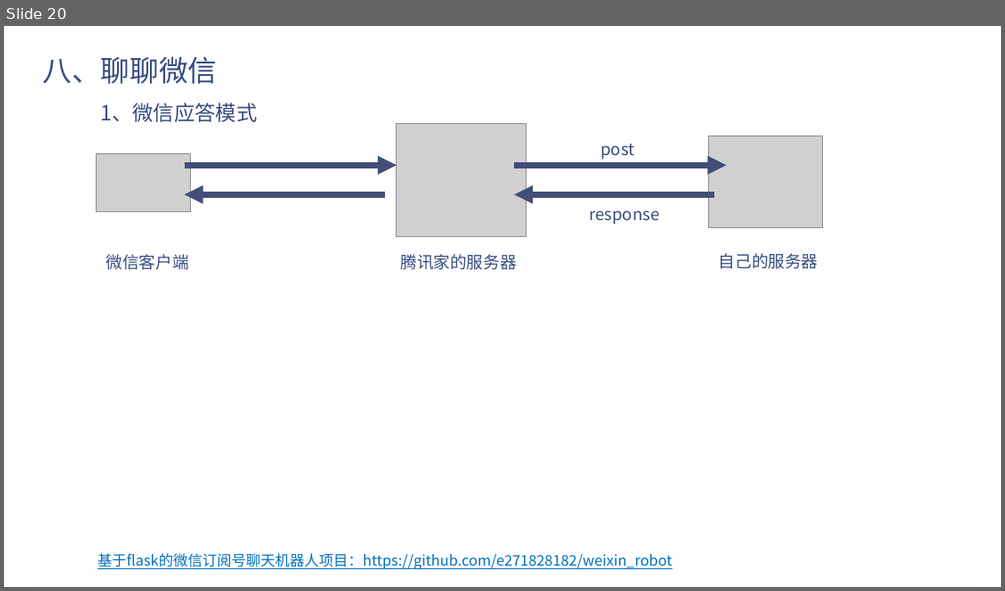
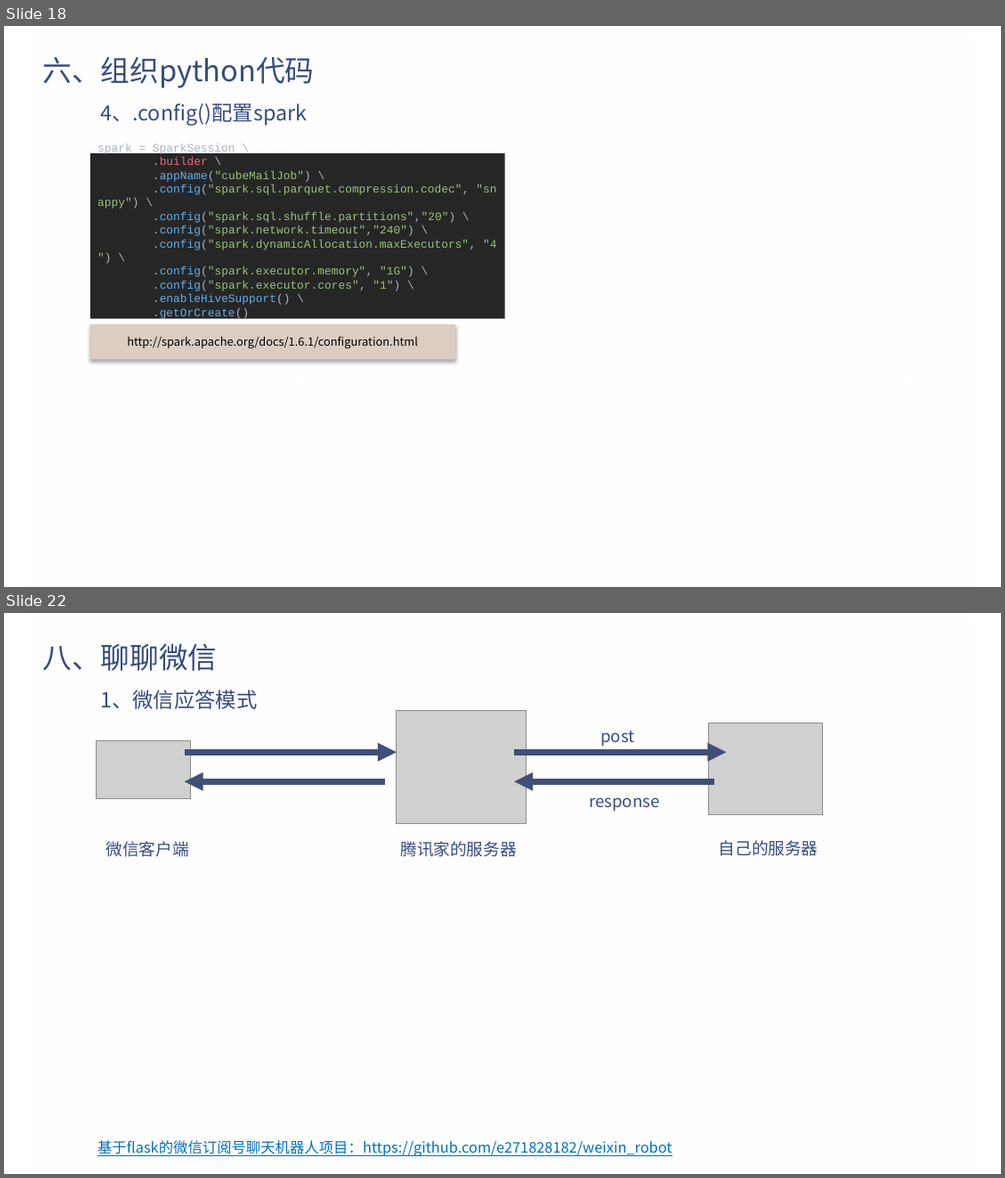
Before and after one commit to e271828182/dd_talk, a slide deck: 钉钉机器人.pptx. Shown one above the other, each under a label of ours: slide 20 before the commit, slides 18 and 22 after it; the slides between them are not shown. The pictures are 1005x591 and 1005x1178 pixels, drawn with LibreOffice and Linux fonts; fonts in the diff are those of the drawing; grey boxes stand for pictures; background and template pictures are left out. Boxes give left, top, right and bottom in pixels: in the first picture for what was removed or moved away, otherwise in the second. Text is boxed around its words. In the diff, an @@ line names an element or a change of style, - is before the commit and + after.

```diff
--- a/钉钉机器人.pptx
+++ b/钉钉机器人.pptx
@@ slide 18 added at box(4, 26, 1001, 587), background picture (left out); not listed: 1 template element that a slide beside it also shows @@
@@ title added at box(43, 56, 315, 88), 28 pt, text #374C81 @@
+六、组织python代码
@@ text added at box(100, 103, 307, 126), 20 pt, text #374C81 @@
+4、.config()配置spark
@@ rectangle added at box(90, 153, 504, 319), fill #262626, 11 pt, text #98C379 @@
+spark = SparkSession \
+.builder \
+.appName("cubeMailJob") \
+.config("spark.sql.parquet.compression.codec", "snappy") \
+.config("spark.sql.shuffle.partitions","20") \
+.config("spark.network.timeout","240") \
+.config("spark.dynamicAllocation.maxExecutors", "4") \
+.config("spark.executor.memory", "1G") \
+.config("spark.executor.cores", "1") \
+.enableHiveSupport() \
+.getOrCreate()
@@ rectangle added at box(90, 324, 455, 360), fill #DCCDC2, 11 pt, text #000000 @@
+http://spark.apache.org/docs/1.6.1/configuration.html
@@ what was slide 20 is now slide 22 @@
```
Also in this commit, not shown: 2 slides changed, 1 other slide added.
